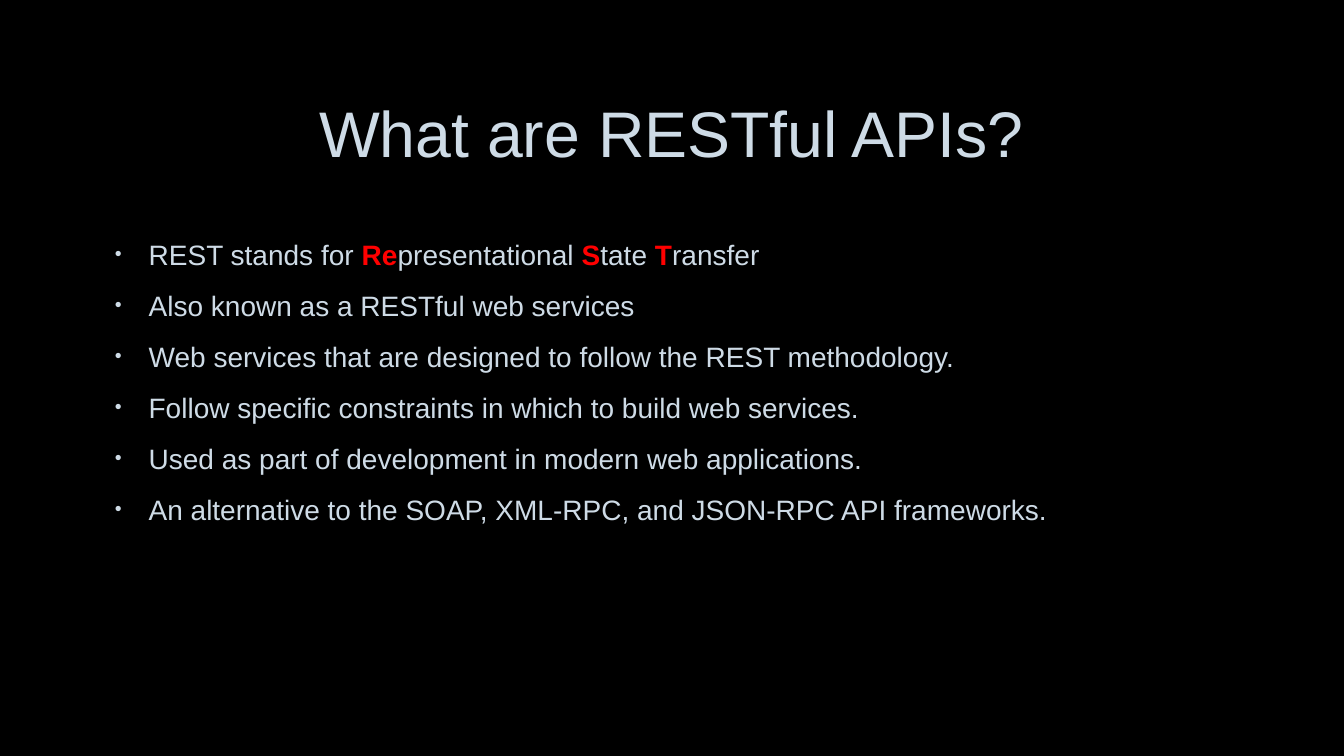
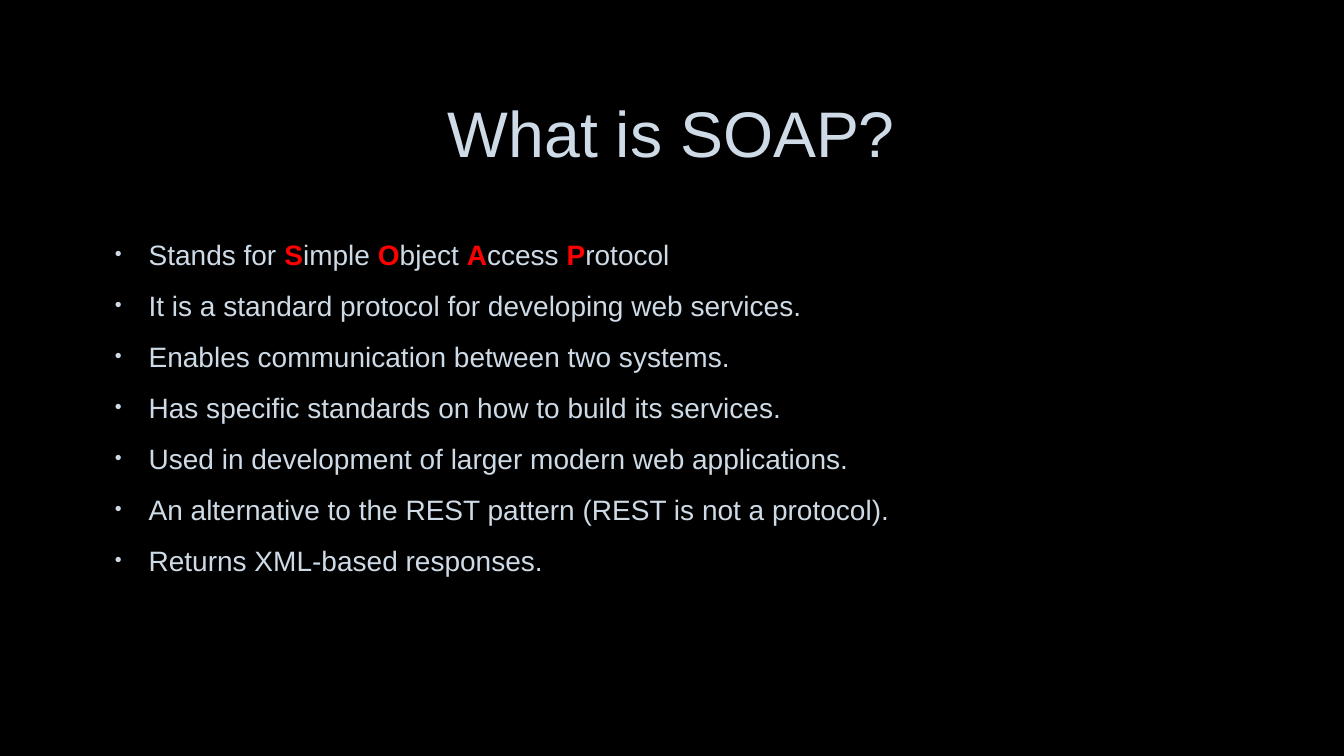
Before and after one commit to nerdommicro/WEB-420, a slide deck: slide 3 of week3/nesbitt-week3.pptx (slide 2 before the commit). Drawn at 1344x756 pixels with LibreOffice and Linux fonts; fonts in the diff are those of the drawing; background and template pictures are left out. Boxes give left, top, right and bottom in pixels: in the first picture for what was removed or moved away, otherwise in the second. Text is boxed around its words. In the diff, an @@ line names an element or a change of style, - is before the commit and + after.

```diff
--- a/week3/nesbitt-week3.pptx
+++ b/week3/nesbitt-week3.pptx
@@ title at (448, 110, 895, 158): text changed @@
-What are RESTful APIs?
+What is SOAP?
@@ text at (149, 244, 889, 576): text changed @@
-• REST stands for Representational State Transfer
-• Also known as a RESTful web services
-• Web services that are designed to follow the REST methodology.
-• Follow specific constraints in which to build web services.
-• Used as part of development in modern web applications.
-• An alternative to the SOAP, XML-RPC, and JSON-RPC API frameworks.
+• Stands for Simple Object Access Protocol
+• It is a standard protocol for developing web services.
+• Enables communication between two systems.
+• Has specific standards on how to build its services.
+• Used in development of larger modern web applications.
+• An alternative to the REST pattern (REST is not a protocol).
+• Returns XML-based responses.
```
Also in this commit, not shown: 7 other slides changed, 3 slides added, 2 slides removed.
